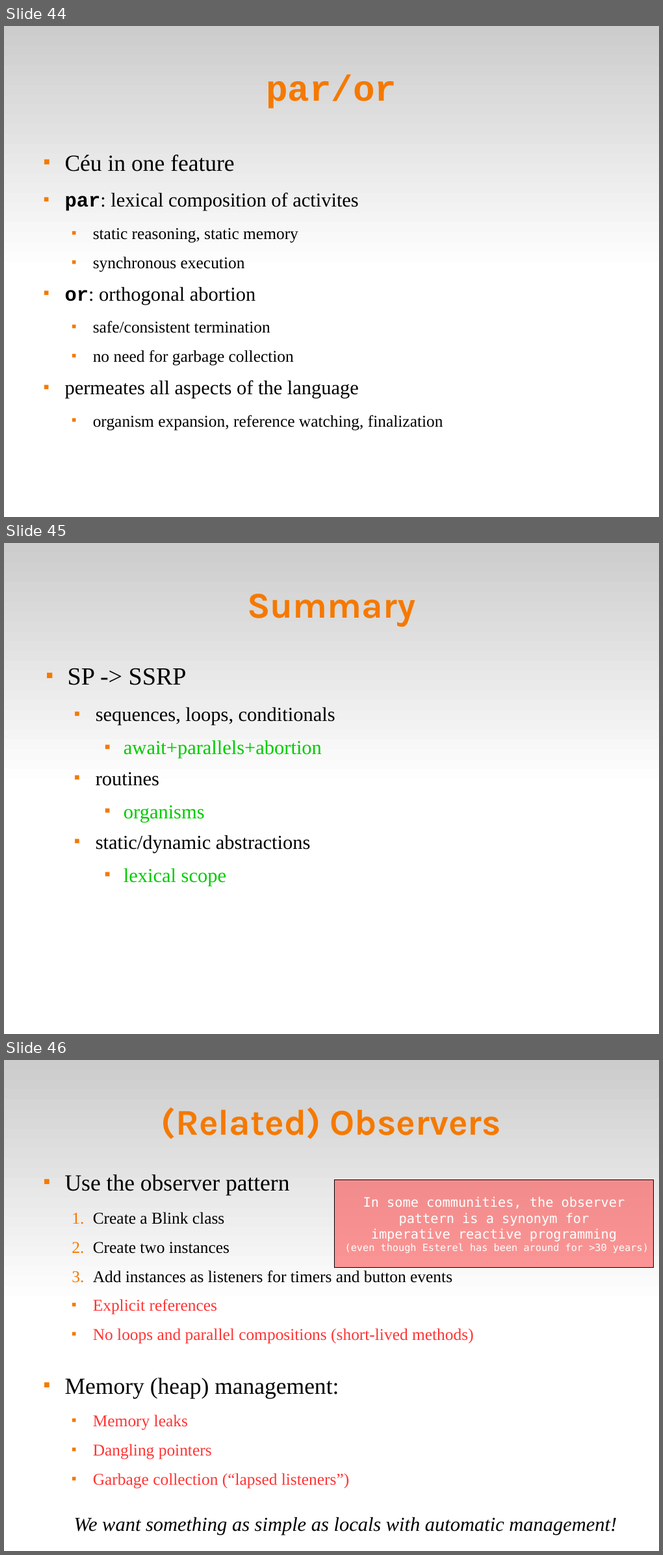
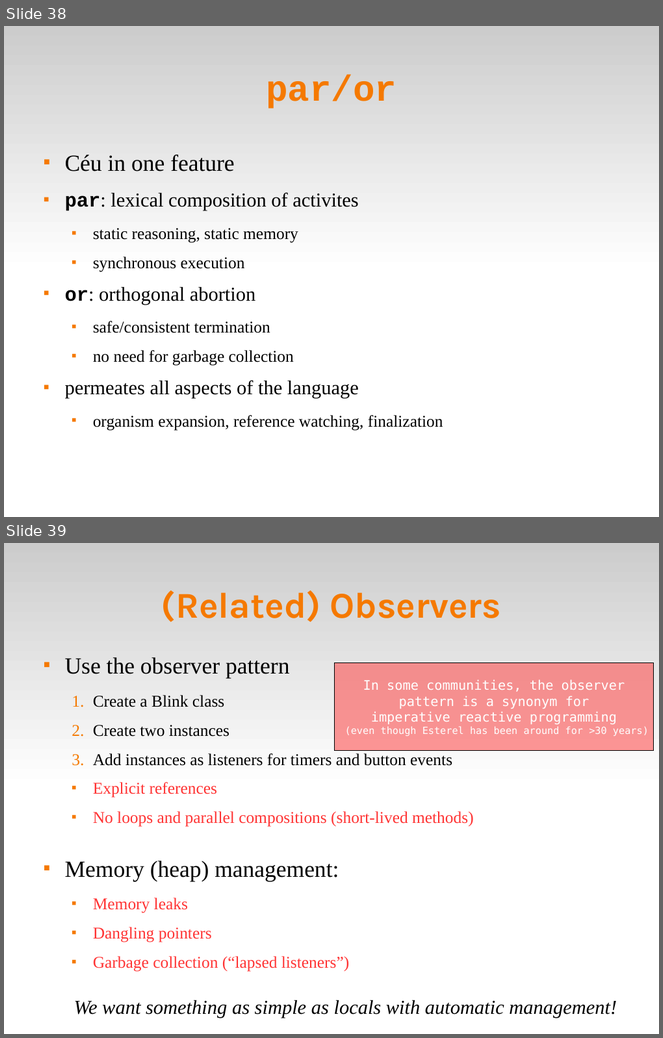
Before and after one commit to fsantanna-no/ceu-docs, a slide deck: ceu_curryon.odp. Shown one above the other, each under a label of ours: slides 44, 45 and 46 before the commit, slides 38 and 39 after it. The pictures are 663x1555 and 663x1038 pixels, drawn with LibreOffice and Linux fonts; fonts in the diff are those of the drawing. Boxes give left, top, right and bottom in pixels: in the first picture for what was removed or moved away, otherwise in the second. Text is boxed around its words. In the diff, an @@ line names an element or a change of style, - is before the commit and + after.

```diff
--- a/ceu_curryon.odp
+++ b/ceu_curryon.odp
@@ slide 45 removed at box(4, 543, 659, 1034), background #FFFFFF; not listed: 1 template element that a slide beside it also shows @@
@@ title removed at box(247, 594, 415, 627) @@
-Summary
@@ text removed at box(68, 668, 336, 886) @@
-■ SP -> SSRP
-  ■ sequences, loops, conditionals
-    ■ await+parallels+abortion
-  ■ routines
-    ■ organisms
-  ■ static/dynamic abstractions
-    ■ lexical scope
@@ what was slide 44 is now slide 38 @@
@@ what was slide 46 is now slide 39 @@
```
Also in this commit, not shown: 14 slides changed, 3 slides added, 8 other slides removed.
